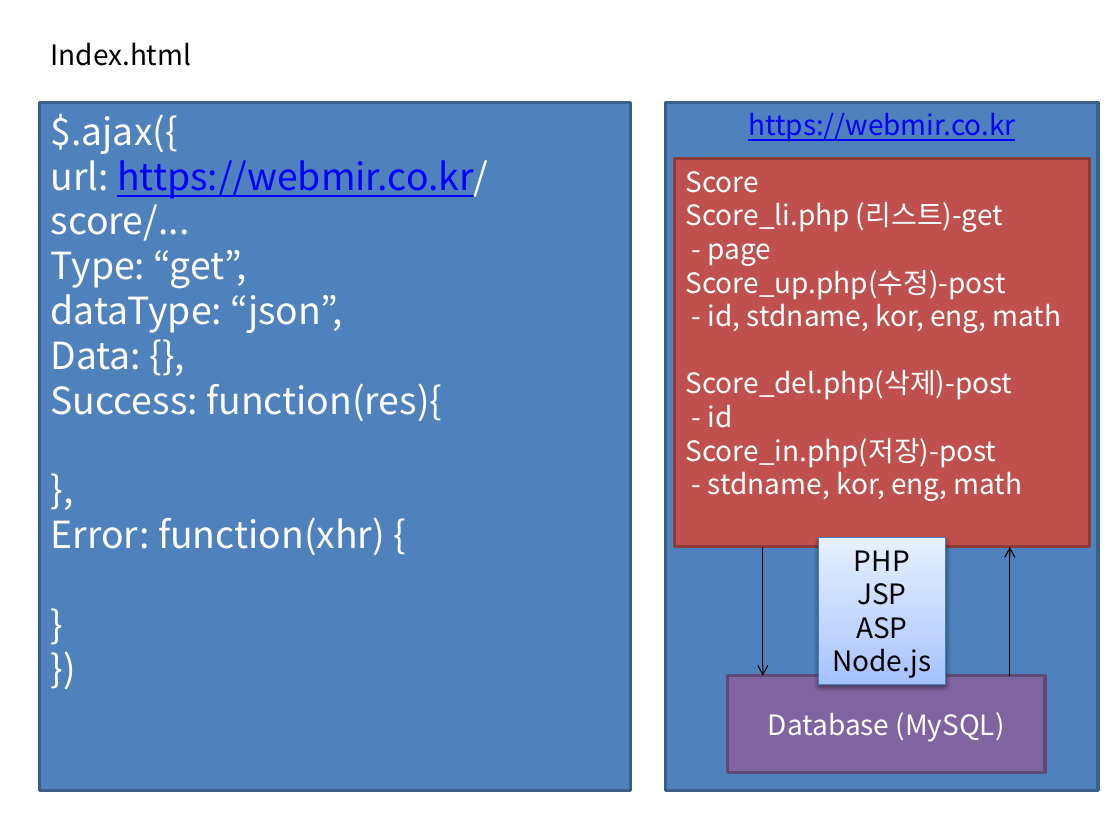
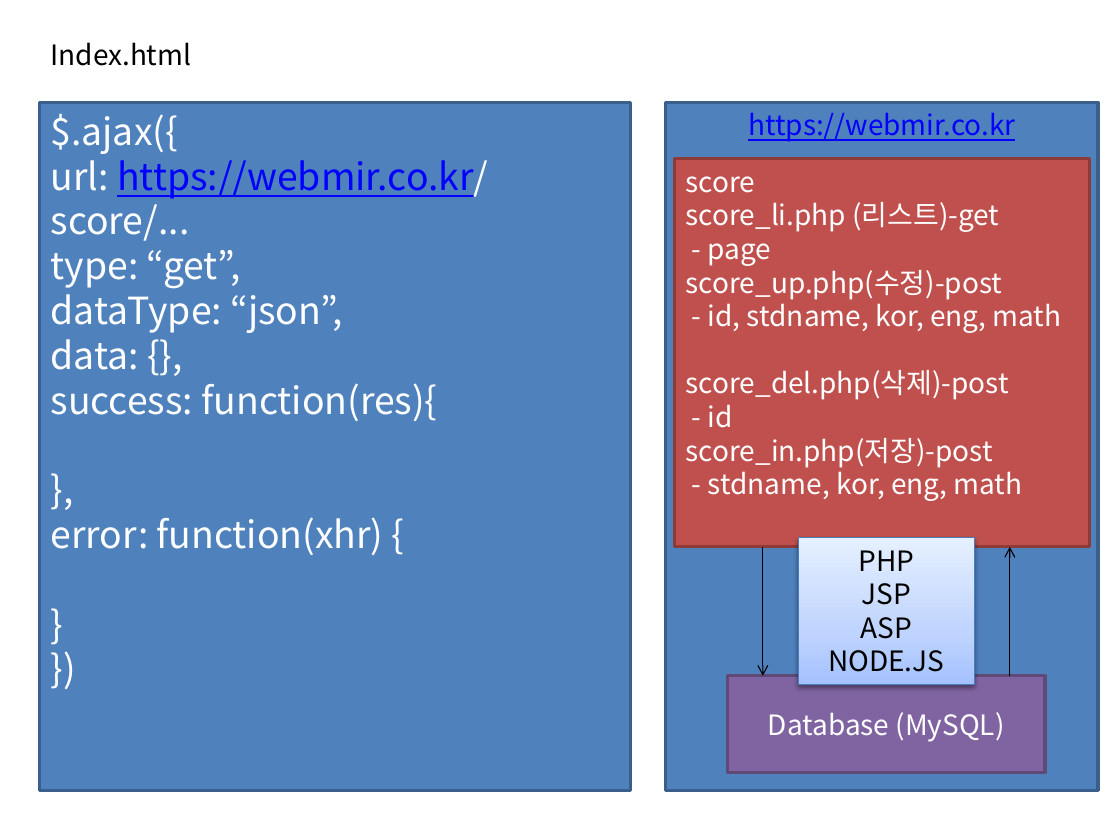
Before and after one commit to booldook/2019-sc-web-score, a slide deck: slide 1 of public/data/ajax개념.pptx. Drawn at 1120x840 pixels with LibreOffice and Linux fonts; fonts in the diff are those of the drawing. Boxes give left, top, right and bottom in pixels: in the first picture for what was removed or moved away, otherwise in the second. Text is boxed around its words. In the diff, an @@ line names an element or a change of style, - is before the commit and + after.

```diff
--- a/public/data/ajax개념.pptx
+++ b/public/data/ajax개념.pptx
@@ text in rectangle at (x1=686, y1=176, x2=999, y2=232): text changed @@
-Score
-Score_li.php (리스트)-get
+score
+score_li.php (리스트)-get
@@ text in rectangle at (x1=51, y1=250, x2=241, y2=289): text changed @@
-Type: “get”,
+type: “get”,
@@ text in rectangle at (x1=686, y1=265, x2=1002, y2=300): text changed @@
-Score_up.php(수정)-post
+score_up.php(수정)-post
@@ text in rectangle at (x1=51, y1=339, x2=437, y2=421): text changed @@
-Data: {},
-Success: function(res){
+data: {},
+success: function(res){
@@ text in rectangle at (x1=686, y1=370, x2=1009, y2=400): text changed @@
-Score_del.php(삭제)-post
+score_del.php(삭제)-post
@@ text in rectangle at (x1=686, y1=438, x2=993, y2=468): text changed @@
-Score_in.php(저장)-post
+score_in.php(저장)-post
@@ text in rectangle at (x1=51, y1=517, x2=384, y2=555): text changed @@
-Error: function(xhr) {
+error: function(xhr) {
@@ rectangle "PHP" resized from (x1=818, y1=538, x2=945, y2=684) to (x1=799, y1=538, x2=974, y2=684) @@
@@ text in rectangle at (x1=828, y1=650, x2=944, y2=672): text changed @@
-Node.js
+NODE.JS
```
Also in this commit, not shown: 1 slide added, 3 other files.
